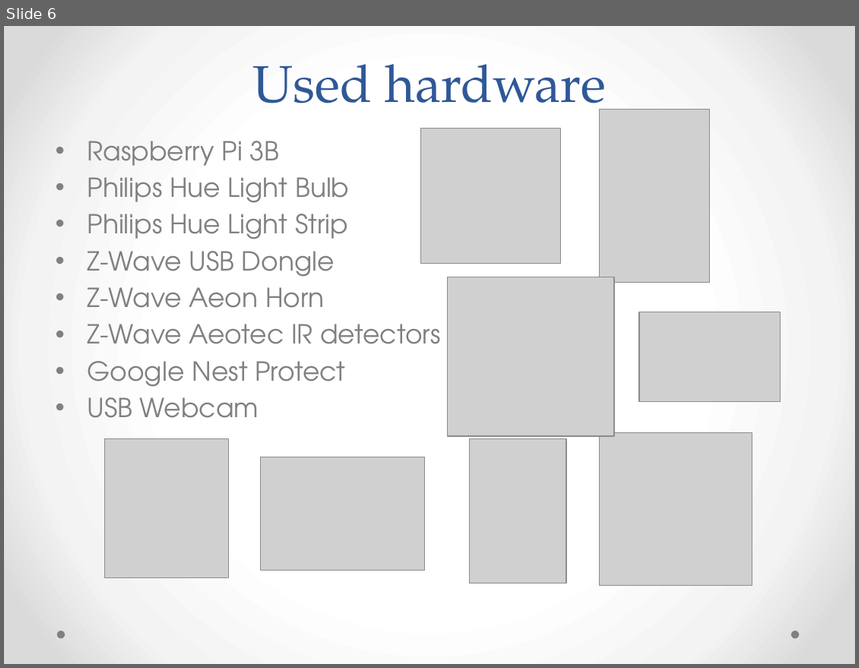
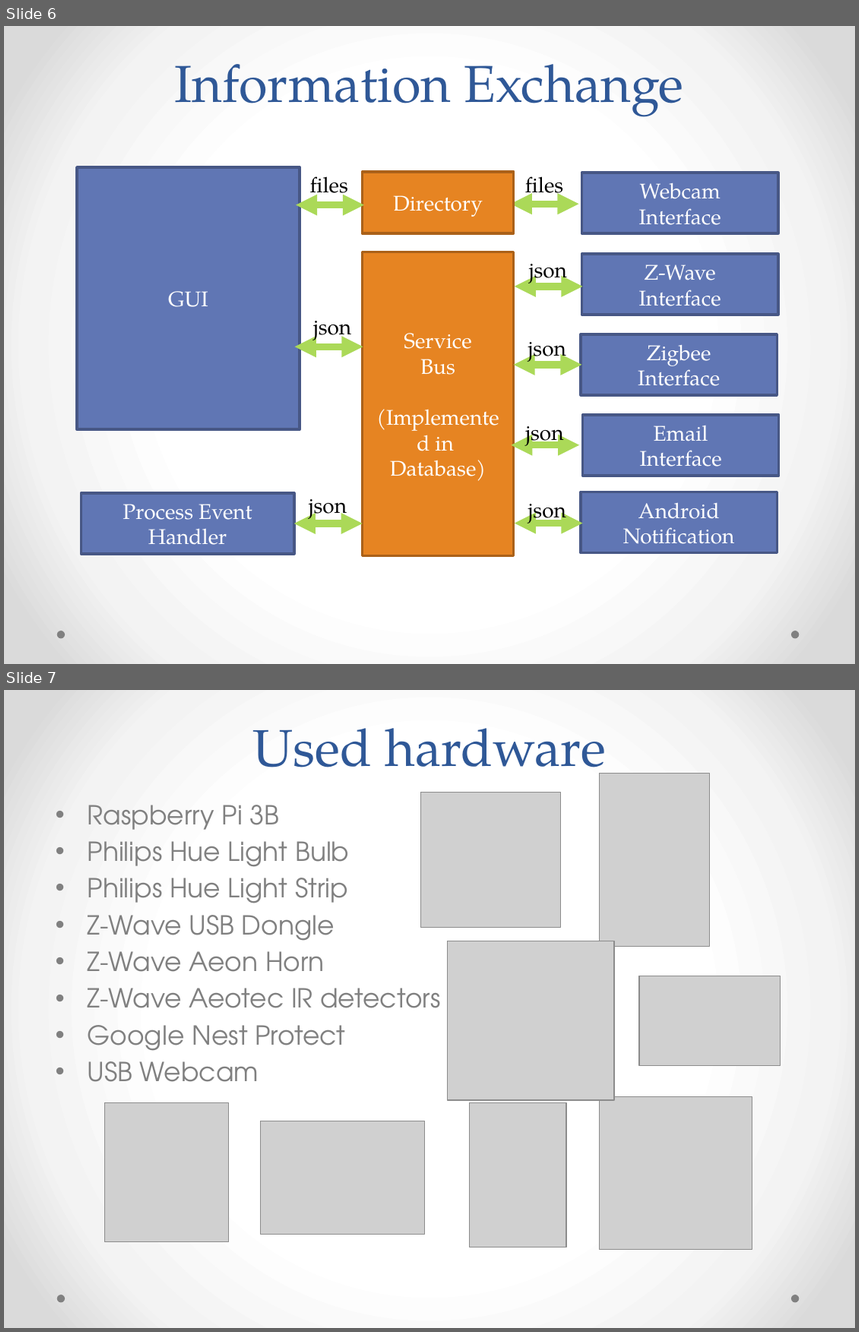
Before and after one commit to plaatsoft/plaatprotect, a slide deck: doc/ppt/PlaatProtect Design.pptx. Shown one above the other, each under a label of ours: slide 6 before the commit, slides 6 and 7 after it. The pictures are 859x668 and 859x1332 pixels, drawn with LibreOffice and Linux fonts; fonts in the diff are those of the drawing; grey boxes stand for pictures. Boxes give left, top, right and bottom in pixels: in the first picture for what was removed or moved away, otherwise in the second. Text is boxed around its words. In the diff, an @@ line names an element or a change of style, - is before the commit and + after.

```diff
--- a/doc/ppt/PlaatProtect Design.pptx
+++ b/doc/ppt/PlaatProtect Design.pptx
@@ slide 6 added at <box>4,26,855,664</box>, background gradient #FFFFFF to #F4F4F4 to #DADADA; not listed: 2 template elements that a slide beside it also shows @@
@@ title added at <box>175,64,683,117</box>, 44 pt, text #2F5897 @@
+Information Exchange
@@ rectangle added at <box>77,167,300,430</box>, fill #6076B4, outline #475785 2.25 pt, 18 pt, text #FFFFFF @@
+GUI
@@ text added at <box>310,176,348,201</box>, 18 pt, text #000000 @@
+files
@@ rectangle added at <box>363,172,514,233</box>, fill #E68422, outline #AA6219 2.25 pt, 18 pt, text #FFFFFF @@
+Directory
@@ text added at <box>525,176,563,201</box>, 18 pt, text #000000 @@
+files
@@ rectangle added at <box>582,173,778,233</box>, fill #6076B4, outline #475785 2.25 pt, 18 pt, text #FFFFFF @@
+Webcam
+Interface
@@ double arrow added from (296, 205) to (364, 205), #ABD958 6 pt @@
@@ double arrow added from (510, 204) to (579, 204), #ABD958 6 pt @@
@@ rectangle added at <box>363,252,514,556</box>, fill #E68422, outline #AA6219 2.25 pt, 18 pt, text #FFFFFF @@
+Service
+Bus
+(Implemented in
+Database)
@@ text added at <box>529,264,567,286</box>, 18 pt, text #000000 @@
+json
@@ rectangle added at <box>582,254,778,315</box>, fill #6076B4, outline #475785 2.25 pt, 18 pt, text #FFFFFF @@
+Z-Wave
+Interface
@@ double arrow added from (515, 287) to (583, 287), #ABD958 6 pt @@
@@ text added at <box>313,321,351,344</box>, 18 pt, text #000000 @@
+json
@@ text added at <box>528,342,566,364</box>, 18 pt, text #000000 @@
+json
@@ rectangle added at <box>581,334,778,395</box>, fill #6076B4, outline #475785 2.25 pt, 18 pt, text #FFFFFF @@
+Zigbee
+Interface
@@ double arrow added from (295, 347) to (363, 347), #ABD958 6 pt @@
@@ double arrow added from (514, 365) to (582, 365), #ABD958 6 pt @@
@@ text added at <box>526,427,564,449</box>, 18 pt, text #000000 @@
+json
@@ rectangle added at <box>583,415,779,475</box>, fill #6076B4, outline #475785 2.25 pt, 18 pt, text #FFFFFF @@
+Email
+Interface
@@ double arrow added from (512, 446) to (579, 446), #ABD958 6 pt @@
@@ rectangle added at <box>82,493,294,553</box>, fill #6076B4, outline #475785 2.25 pt, 18 pt, text #FFFFFF @@
+Process Event Handler
@@ text added at <box>309,499,347,522</box>, 18 pt, text #000000 @@
+json
@@ text added at <box>528,504,566,527</box>, 18 pt, text #000000 @@
+json
@@ rectangle added at <box>581,493,778,553</box>, fill #6076B4, outline #475785 2.25 pt, 18 pt, text #FFFFFF @@
+Android Notification
@@ double arrow added from (294, 524) to (363, 524), #ABD958 6 pt @@
@@ double arrow added from (515, 523) to (583, 523), #ABD958 6 pt @@
@@ what was slide 6 is now slide 7 @@
```
Also in this commit, not shown: 1 slide changed.
